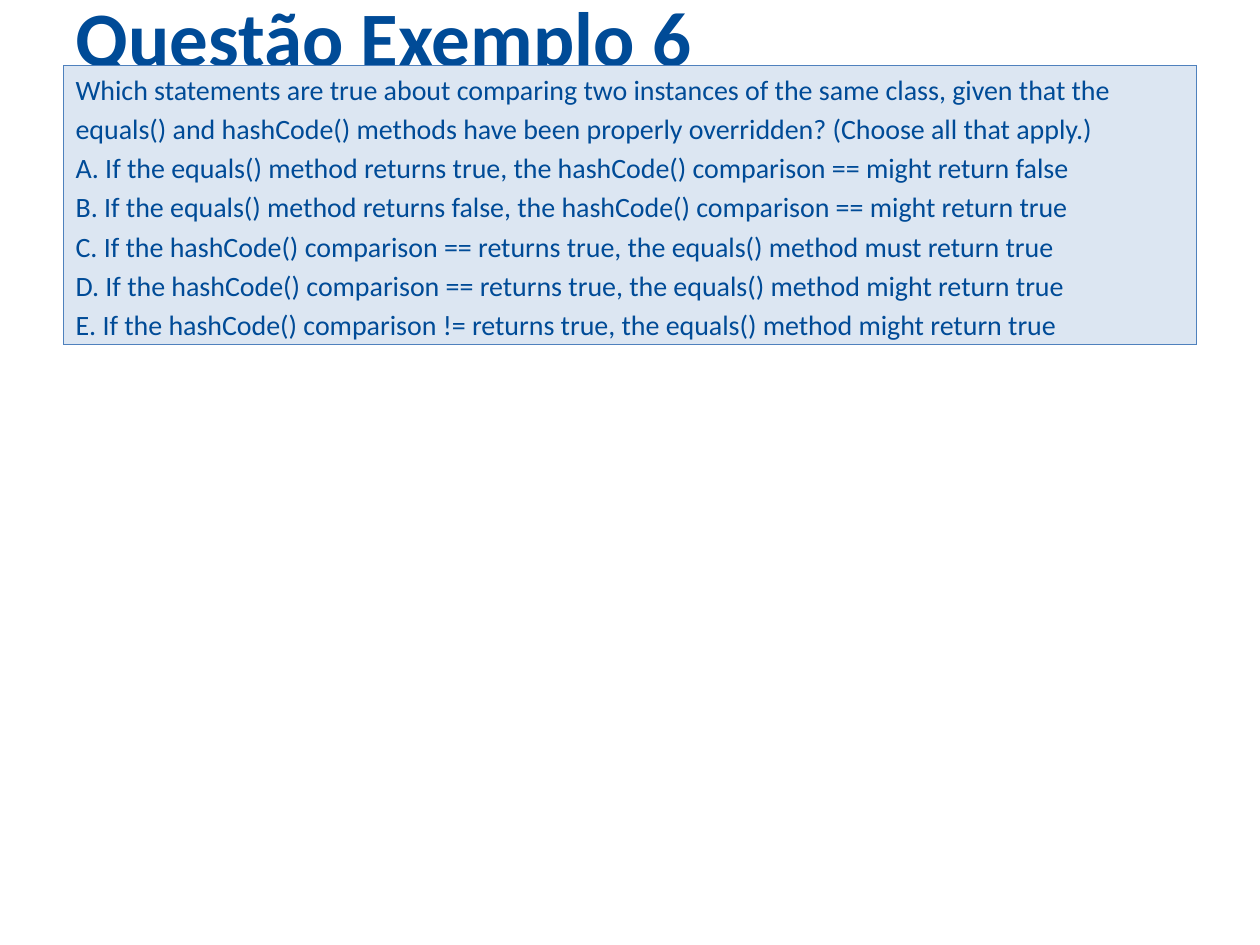
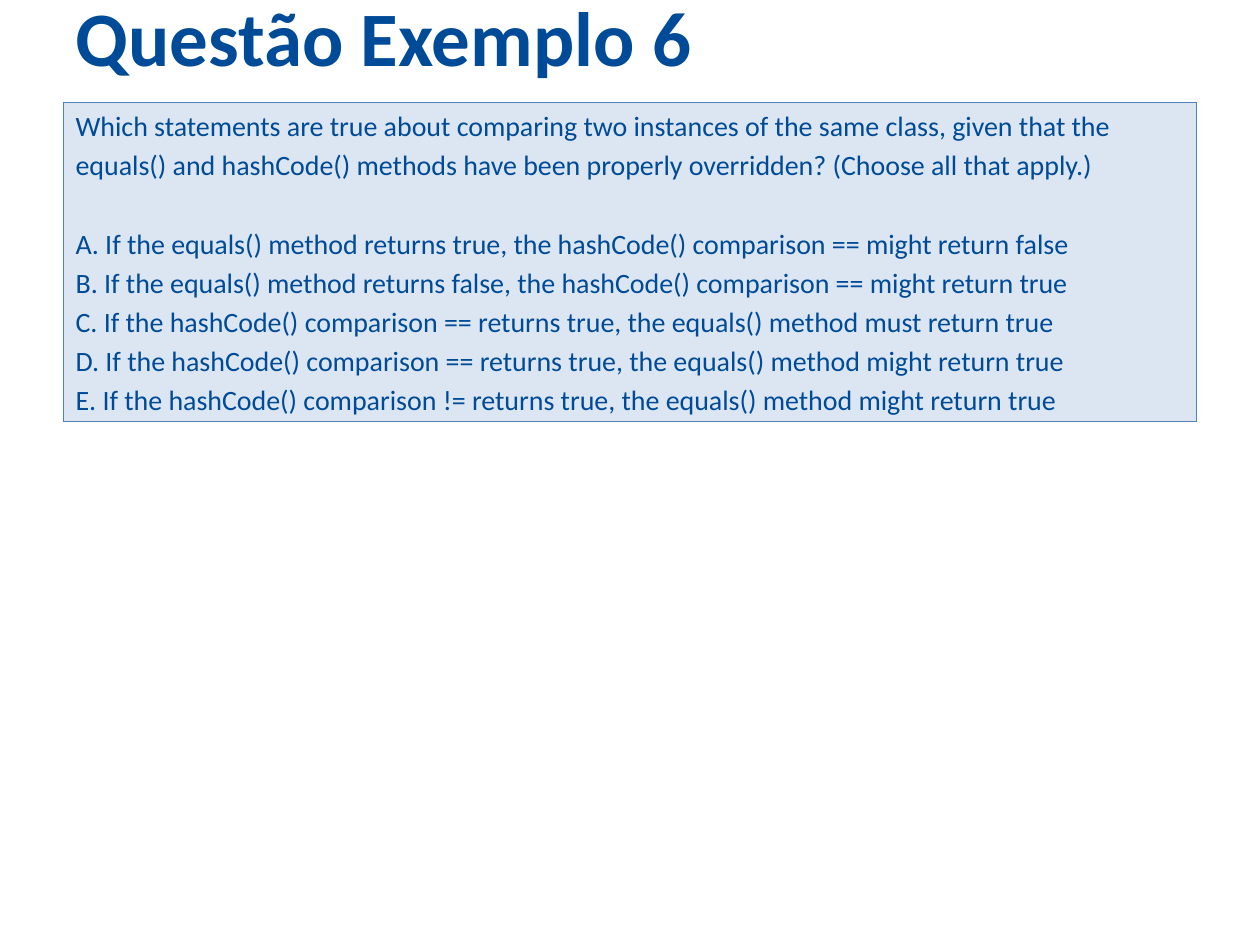
Before and after one commit to ozieljose/java6cert, a slide deck: slide 12 of slides/Questoes2.pptx. Drawn at 1260x945 pixels with LibreOffice and Linux fonts; fonts in the diff are those of the drawing; background and template pictures are left out. Boxes give left, top, right and bottom in pixels: in the first picture for what was removed or moved away, otherwise in the second. Text is boxed around its words. In the diff, an @@ line names an element or a change of style, - is before the commit and + after.

```diff
--- a/slides/Questoes2.pptx
+++ b/slides/Questoes2.pptx
@@ text "Which statements are true about ...": place and size @@
-text "Which statements are true about ..." at (63, 66, 1197, 357)
+text "Which statements are true about ..." at (63, 102, 1197, 433)
```
Also in this commit, not shown: 1 other slide changed, 24 slides added, 2 slides removed, 1 other file.
